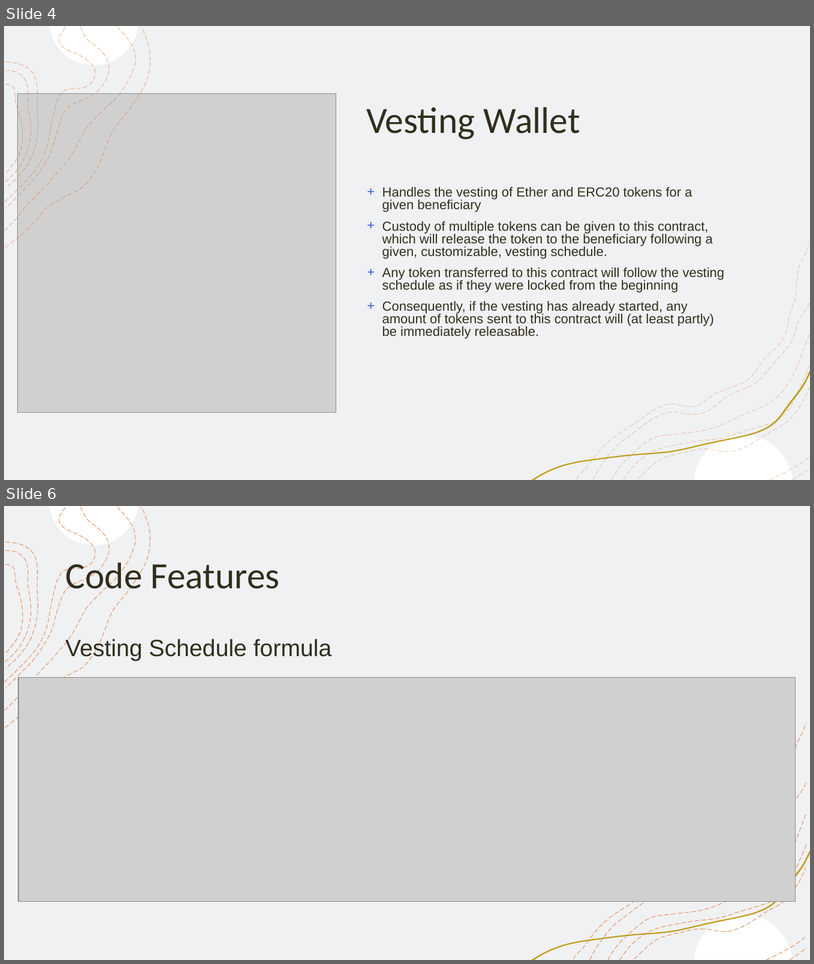
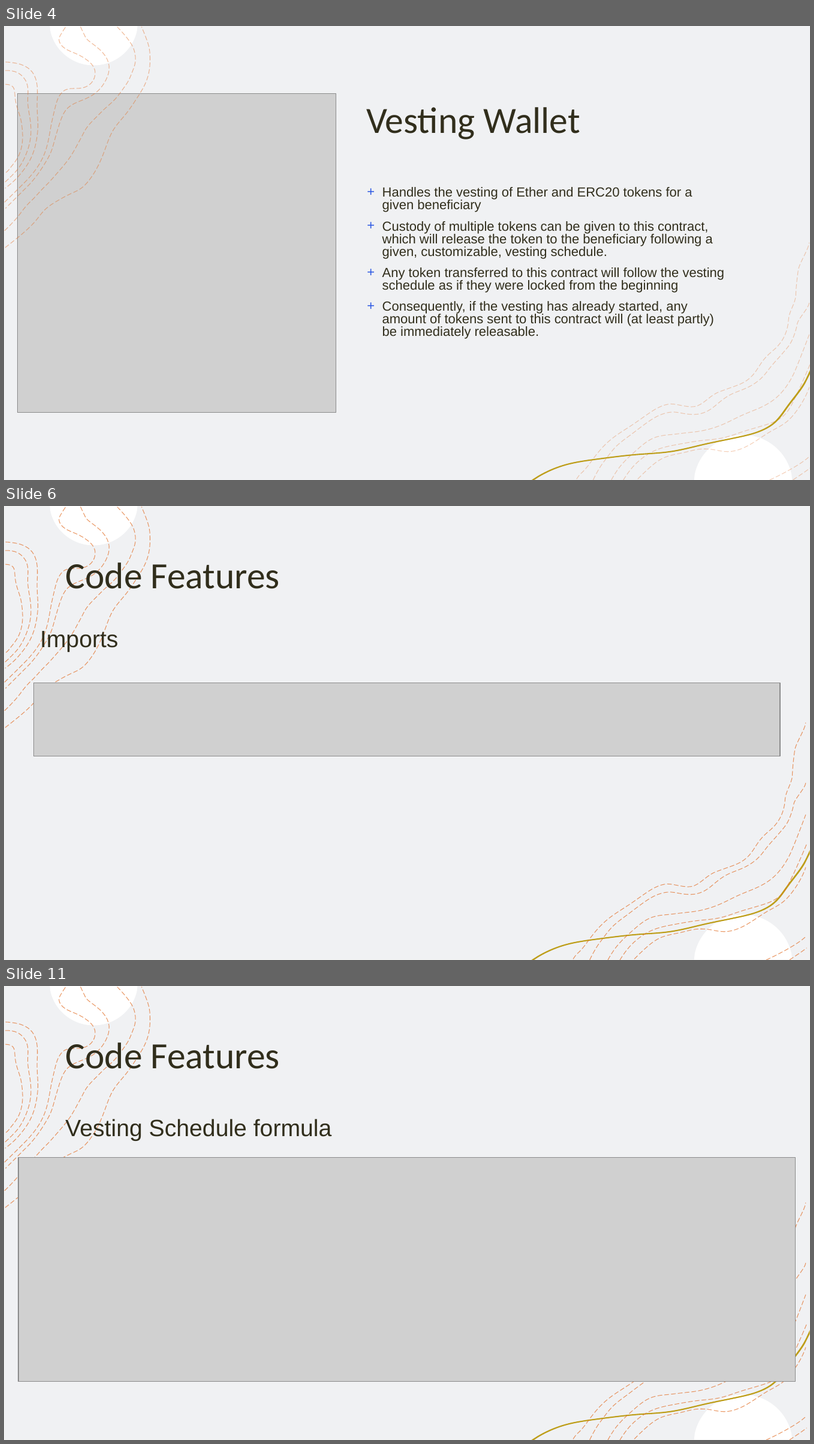
Before and after one commit to tomguy3/fintechcapstone, a slide deck: Project 3 Presentation.pptx. Shown one above the other, each under a label of ours: slides 4 and 6 before the commit, slides 4, 6 and 11 after it; the slides between them are not shown. The pictures are 814x964 and 814x1444 pixels, drawn with LibreOffice and Linux fonts; fonts in the diff are those of the drawing; grey boxes stand for pictures. Boxes give left, top, right and bottom in pixels: in the first picture for what was removed or moved away, otherwise in the second. Text is boxed around its words. In the diff, an @@ line names an element or a change of style, - is before the commit and + after.

```diff
--- a/Project 3 Presentation.pptx
+++ b/Project 3 Presentation.pptx
@@ slide 6 added at <box>4,506,810,960</box>, background #FFFFFF; not listed: 18 template elements that a slide beside it also shows @@
@@ title added at <box>65,558,280,597</box>, 44 pt, text #312E1C @@
+Code Features
@@ text added at <box>40,628,119,652</box>, 28 pt, text #312E1C @@
+Imports
@@ picture added at <box>34,683,781,756</box> @@
@@ what was slide 6 is now slide 11 @@
```
Also in this commit, not shown: 2 slides changed, 2 other slides added.
